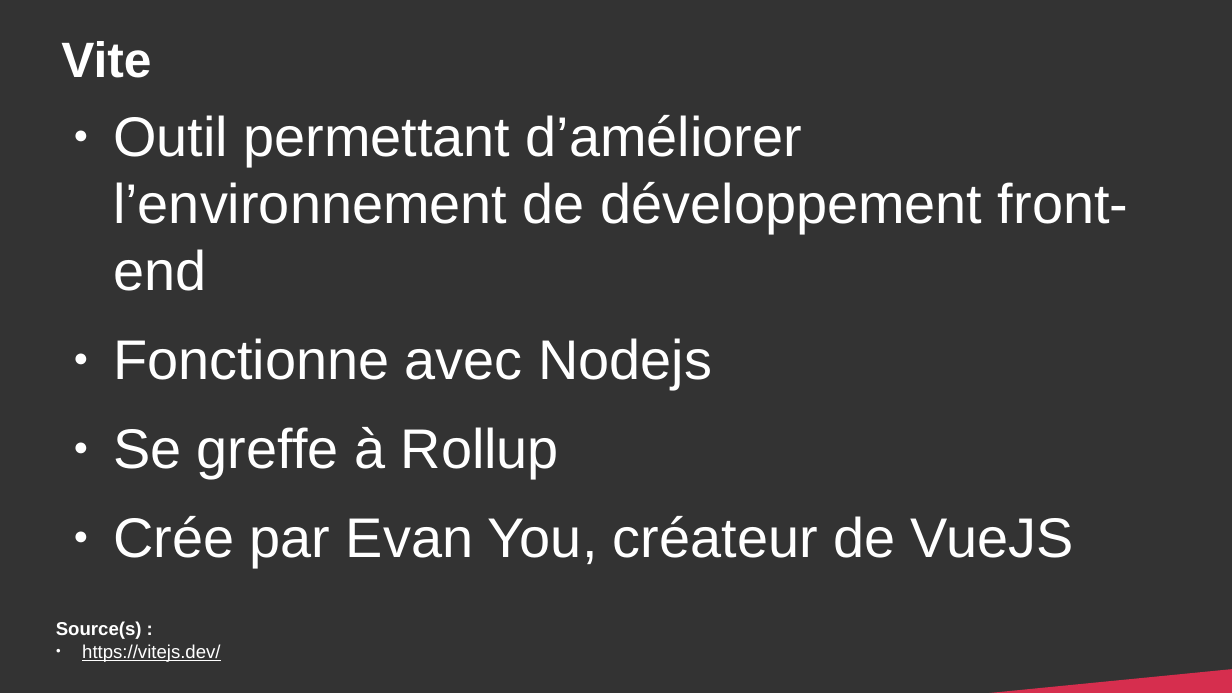
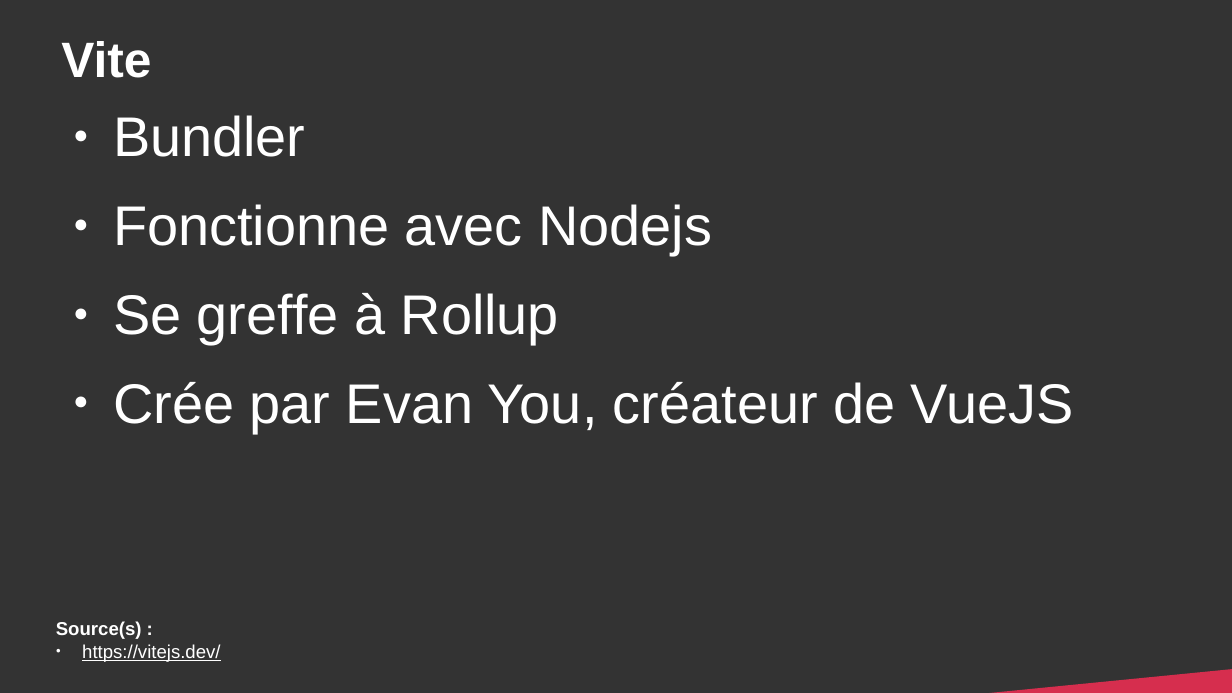
Before and after one commit to DanYellow/cours, a slide deck: slide 10 of developpement-front-s5/travaux-pratiques/numero-4/presentation.odp (slide 9 before the commit). Drawn at 1232x693 pixels with LibreOffice and Linux fonts; fonts in the diff are those of the drawing. Boxes give left, top, right and bottom in pixels: in the first picture for what was removed or moved away, otherwise in the second. Text is boxed around its words. In the diff, an @@ line names an element or a change of style, - is before the commit and + after.

Commit message:
developpement-front-s5 - Update slides related to vite + instructions

```diff
--- a/developpement-front-s5/travaux-pratiques/numero-4/presentation.odp
+++ b/developpement-front-s5/travaux-pratiques/numero-4/presentation.odp
@@ text at box(113, 115, 305, 157): text changed @@
-● Outil permettant d’améliorer l’environnement de développement front-end
+● Bundler
```
Also in this commit, not shown: 13 other slides changed, 2 slides added, 4 other files.
